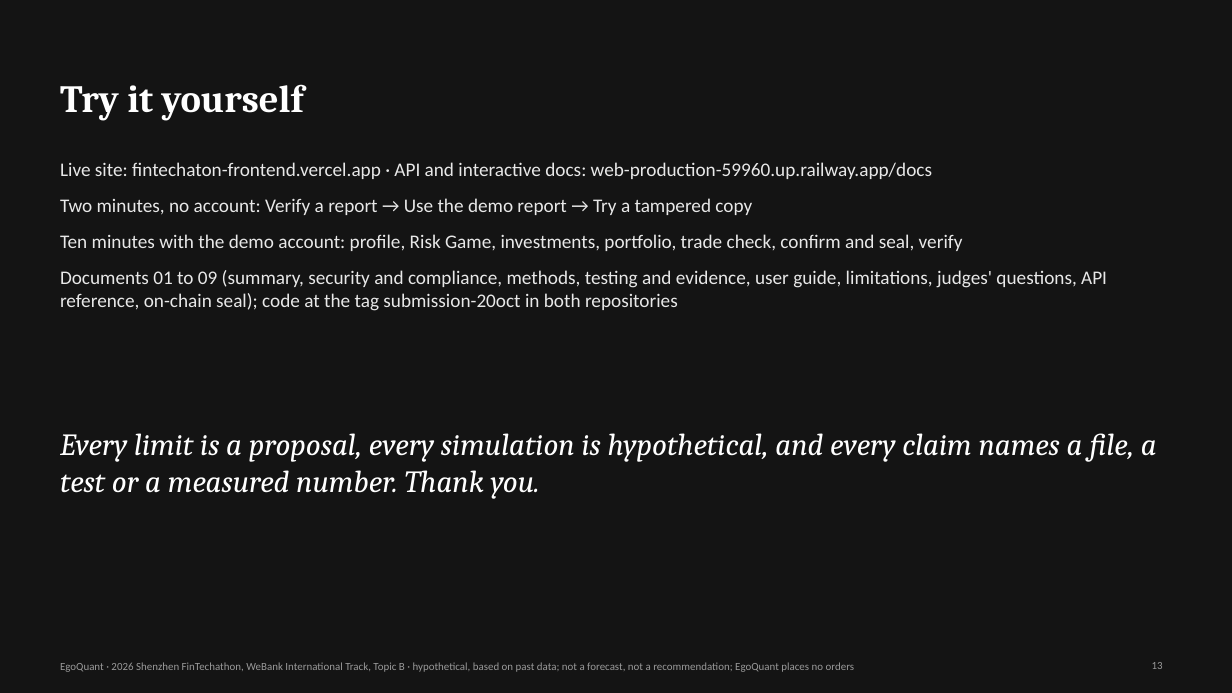
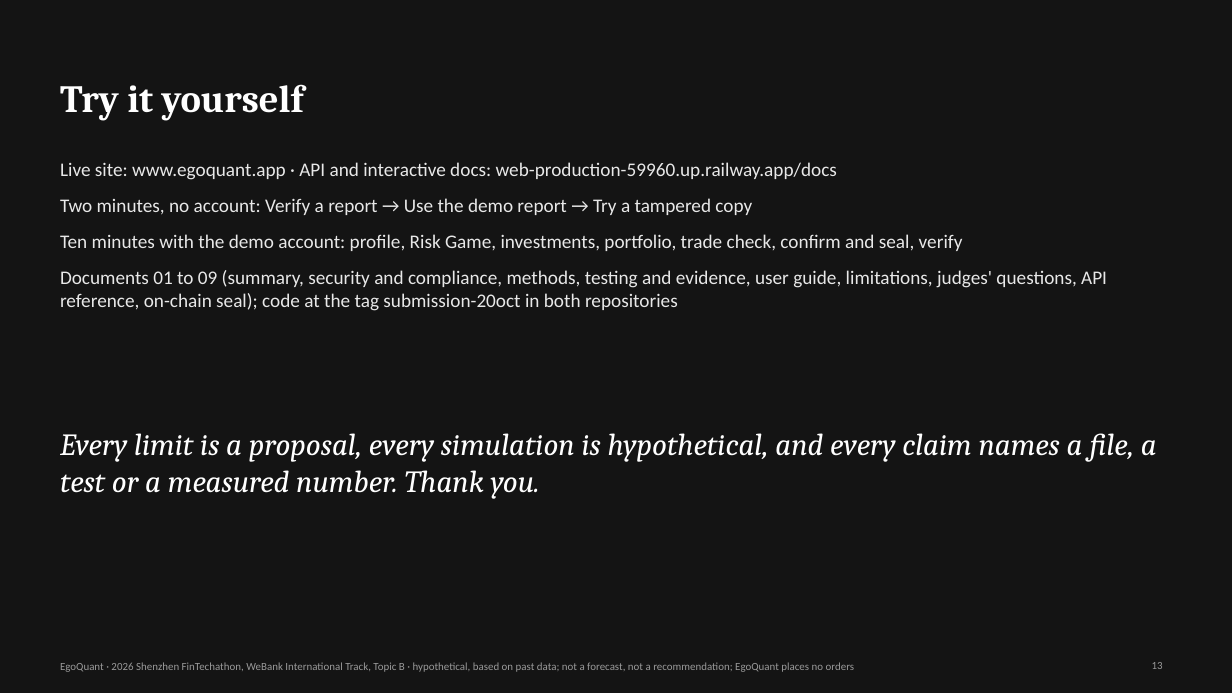
Before and after one commit to EgoQuantAI/egoquant-backend, a slide deck: slide 13 of submission/2_Presentation/EGOQUANT_PRESENTATION.pptx. Drawn at 1232x693 pixels with LibreOffice and Linux fonts; fonts in the diff are those of the drawing. Boxes give left, top, right and bottom in pixels: in the first picture for what was removed or moved away, otherwise in the second. Text is boxed around its words. In the diff, an @@ line names an element or a change of style, - is before the commit and + after.

```diff
--- a/submission/2_Presentation/EGOQUANT_PRESENTATION.pptx
+++ b/submission/2_Presentation/EGOQUANT_PRESENTATION.pptx
@@ text at (60, 162, 837, 180): text changed @@
-Live site: fintechaton-frontend.vercel.app · API and interactive docs: web-production-59960.up.railway.app/docs
+Live site: www.egoquant.app · API and interactive docs: web-production-59960.up.railway.app/docs
```
Also in this commit, not shown: 1 other slide changed, 5 other files.
